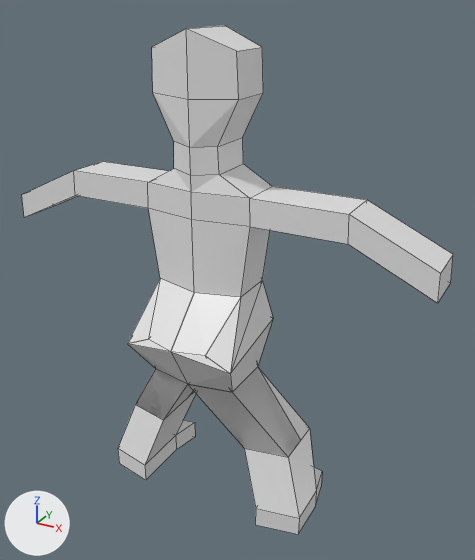
A saved change to the Blender file Data/Blender/character.blend.
Camera for both pictures: a camera (50 mm lens) standing at (6.89, -10.88, 6.16) and looking at (0.75, 0.28, 0.57). Arrows for +X, +Y and +Z are at lower left; the lights stay in place. Mesh edges are drawn as thin lines.
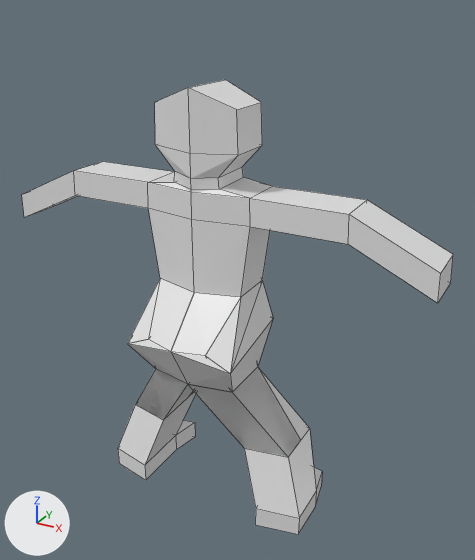
What differs and where, as boxes [x1, y1, x2, y2] in the pictures (475 x 560 px; the box of a moved part takes in the faces that stretch with it):
'Cube', reshaped (11% shorter)
    before: [22, 26, 453, 534]
    after: [22, 80, 453, 534]
part 1 of me_cube, moved or reshaped
    before: [152, 26, 263, 100]
    after: [155, 80, 262, 155]
part 2 of me_cube, moved or reshaped
    before: [153, 93, 263, 176]
    after: [156, 145, 261, 190]
part 3 of me_cube, moved or reshaped
    before: [148, 164, 272, 198]
    after: [148, 172, 272, 198]

What changed in the scene script:
```text
Change me_cube:
    where me_cube.from_pydata(...)  # 214 vertices, 188 faces, 12 loose edges; spans x -4.77..4.77, y -1.54..1.34, z -4.84..5.56
    used by ob_cube; location = (0.24, 0.0, 0.0)
    me_cube part 1: all 12 vertices in x -0.92..0.92, y -0.63..0.72, z 4.37..5.56 are moved by (0.0, 0.0, -0.99)
    me_cube part 2: all 6 vertices in x -0.49..0.49, y -0.63..0.72, z 3.49..3.53 are moved by (0.0, 0.0, -0.59)
    me_cube part 3: all 20 vertices in x -0.89..0.89, y -0.63..0.72, z 2.97..3.0 are moved by (0.0, 0.0, -0.28)
```
